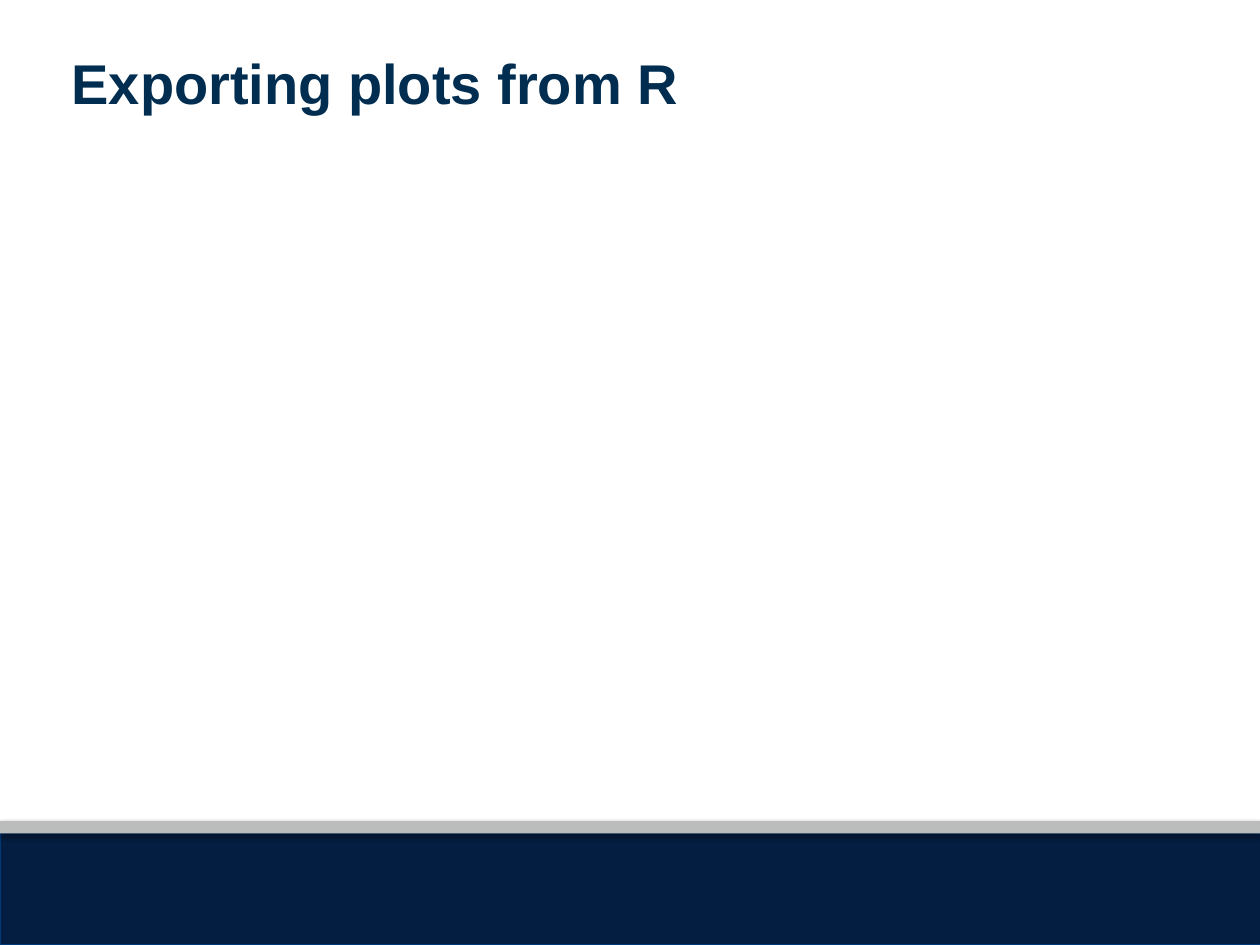
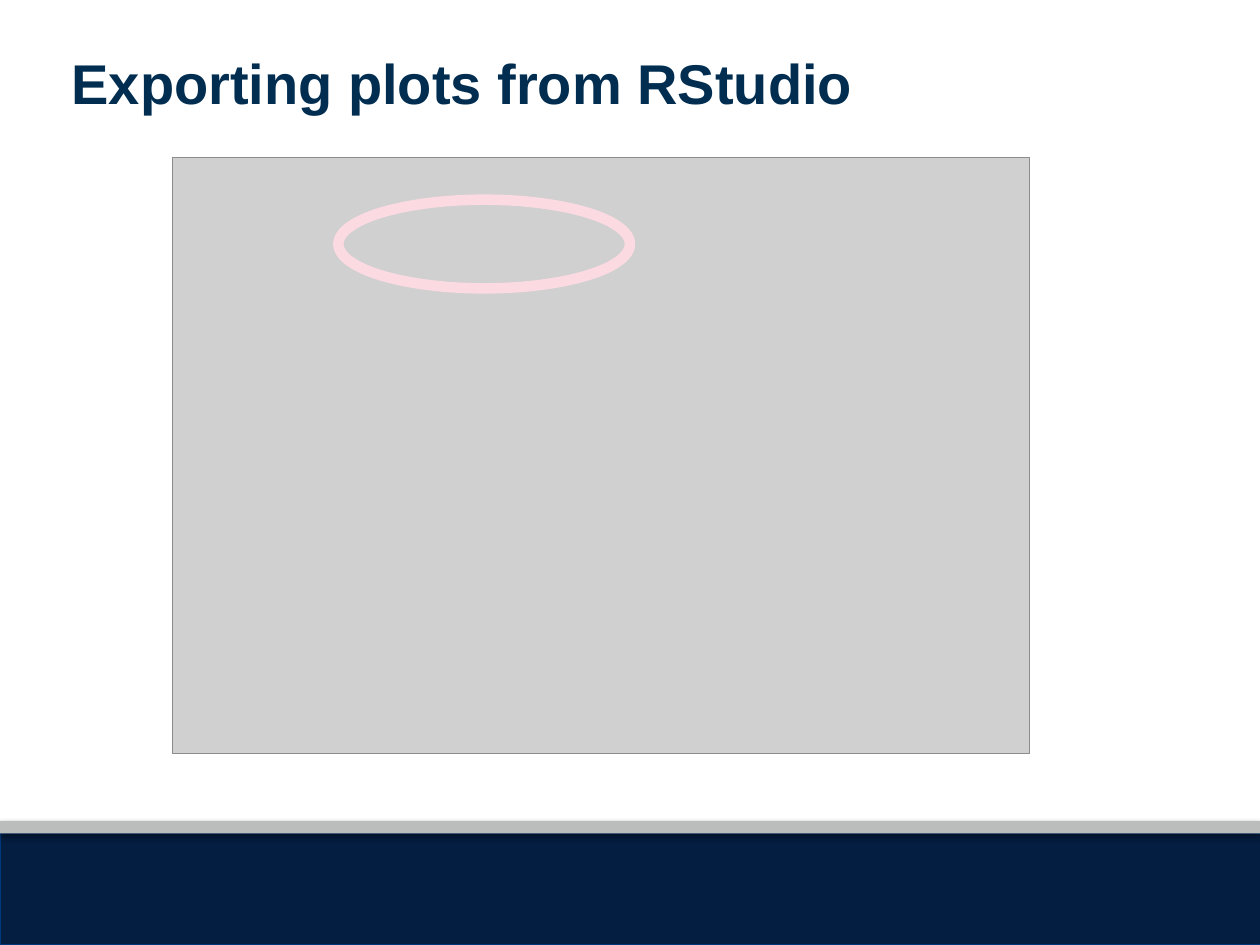
Before and after one commit to seaneff/data-science-basics-2023, a slide deck: slide 17 of day3/R Workshop Day 3 Slides.pptx (slide 8 before the commit). Drawn at 1260x945 pixels with LibreOffice and Linux fonts; fonts in the diff are those of the drawing; grey boxes stand for pictures; background and template pictures are left out. Boxes give left, top, right and bottom in pixels: in the first picture for what was removed or moved away, otherwise in the second. Text is boxed around its words. In the diff, an @@ line names an element or a change of style, - is before the commit and + after.

```diff
--- a/day3/R Workshop Day 3 Slides.pptx
+++ b/day3/R Workshop Day 3 Slides.pptx
@@ text at [72, 63, 852, 115]: text changed @@
-Exporting plots from R
+Exporting plots from RStudio
@@ picture added at [173, 158, 1029, 753] @@
@@ ellipse added at [339, 200, 630, 289], outline #FBDAE2 6 pt @@
```
Also in this commit, not shown: 4 other slides changed, 23 slides added, 6 slides removed, 20 other files.
